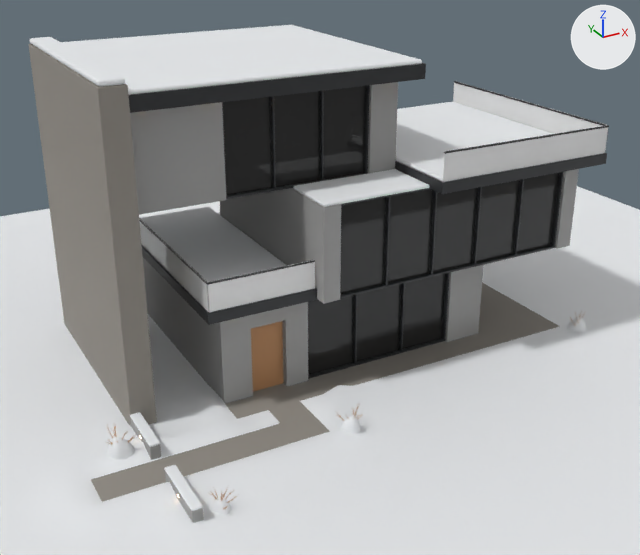
An edit to the glTF model public/houses/reine/reine.glb, drawn before and after from the same camera.
One viewpoint serves both versions: a camera (50 mm lens) standing at (-13.9, -26.4, 14.8) and looking at (-0.9, -2.8, 3.0). Every picture has the same lights, and +X, +Y and +Z are marked at upper right. The picture after the commit comes second. Where no turn or scale is listed for an object, it has been applied to the vertices. Vertices at exactly the same position are counted once.

The older version as bpy lines, for what is in view:
```python
me_balustrade = bpy.data.meshes.new('balustrade')
me_balustrade.from_pydata(...)  # 28 vertices, 48 faces; spans x -7.05..7.05, y -4.75..4.75, z -2.05..2.05
me_balustrade.materials.append(mat_balustrade)  # white #e7e7e7
me_glazing_base_front = bpy.data.meshes.new('glazing:base-front')
me_glazing_base_front.from_pydata([(-2.8, 0.0, -1.6), (2.8, 0.0, -1.6), (2.8, 0.0, 1.6), (-2.8, 0.0, 1.6)], [], [(0, 1, 2), (0, 2, 3)])
me_glazing_base_front.materials.append(mat_glazing)  # black #272727
me_shell = bpy.data.meshes.new('shell')
me_shell.from_pydata(...)  # 2523 vertices, 4451 faces; spans x -8.3..8.3, y -5.5..5.5, z -5.2..5.2
# faces by material slot: [90, 934, 170, 1452, 1805]
me_shell.materials.append(mat_timber)  # orange #b58459
me_shell.materials.append(mat_concrete)  # grey #9e9e9d
me_shell.materials.append(mat_stone)  # grey #908b84
me_shell.materials.append(mat_snow)  # white #eaecef
me_shell.materials.append(mat_metal)  # dark grey #353638
ob_balustrade = bpy.data.objects.new('balustrade', me_balustrade)
ob_balustrade.location = (1.5, -0.8, 5.55)
ob_glazing_base_front = bpy.data.objects.new('glazing:base-front', me_glazing_base_front)
ob_glazing_base_front.location = (0.8, -3.76, 1.6)
ob_shell = bpy.data.objects.new('shell', me_shell)
ob_shell.location = (0.3, -0.1, 5.19)
# also in view: 'glazing:bedroom-front' at (-1.7, -2.8, 7.8); 'glazing:living-front' at (3.0, -4.8, 4.8); 'site' at (-0.5, -2.6, 0.4); 'plinth' at (0.3, -0.1, 0.1)
```
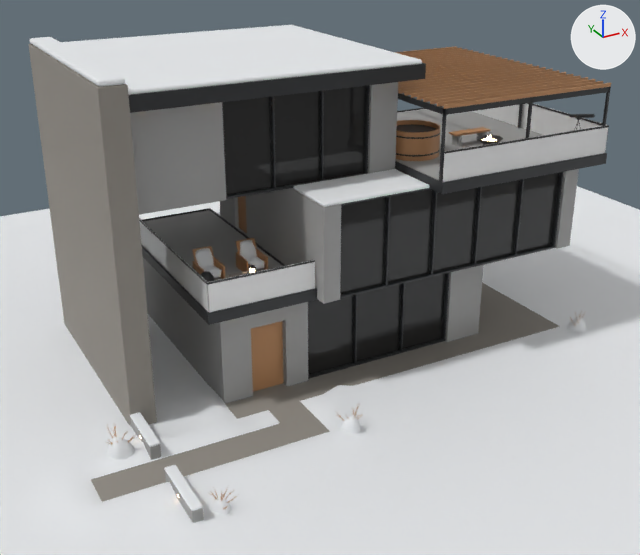
What differs and where, as boxes (x1, y1, x2, y2) in the pictures (640 x 555 px):
'shell', reshaped: before (28, 25, 609, 426); after (28, 25, 611, 426)
part 1 of me_shell, added: after (437, 81, 603, 107)
part 2 of me_shell, added: after (430, 79, 596, 104)
part 3 of me_shell, added: after (423, 77, 588, 102)
part 4 of me_shell, added: after (417, 76, 581, 100)
part 5 of me_shell, added: after (411, 74, 573, 98)
part 6 of me_shell, added: after (404, 72, 566, 96)
part 7 of me_shell, added: after (398, 70, 559, 94)
part 8 of me_shell, added: after (398, 67, 546, 87)
part 9 of me_shell, added: after (398, 66, 539, 84)
part 10 of me_shell, added: after (425, 64, 533, 79)
part 11 of me_shell, added: after (421, 53, 484, 61)
part 12 of me_shell, added (mostly hidden): after (409, 50, 473, 58)
part 13 of me_shell, added: after (192, 261, 204, 274)
part 14 of me_shell, added: after (214, 257, 225, 279)
part 15 of me_shell, added: after (236, 252, 248, 272)
part 16 of me_shell, added: after (257, 249, 268, 270)
part 17 of me_shell, added: after (449, 127, 490, 136)
part 18 of me_shell, added: after (229, 269, 258, 277)
part 19 of me_shell, built on: before (395, 102, 553, 182); after (395, 46, 611, 183)
part 20 of me_shell, cut back: before (140, 207, 286, 282); after (192, 188, 323, 303)

What changed in the scene script:
```text
Change me_shell:
    used by ob_shell; location = (0.3, -0.1, 5.19)
    remove me_shell.from_pydata(...)  # 2523 vertices, 4451 faces; spans x -8.3..8.3, y -5.5..5.5, z -5.2..5.2
    add me_shell.from_pydata(...)  # 3611 vertices, 6103 faces; spans x -8.3..8.3, y -5.5..5.5, z -5.2..5.2
    me_shell part 1: a new loose piece, a box spanning x 1.5..8.18, y -5.034..-4.989, z 3.69..3.81, in mat_timber (orange #b58459)
    me_shell part 2: a new loose piece, a box spanning x 1.5..8.18, y -4.687..-4.642, z 3.69..3.81, in mat_timber (orange #b58459)
    me_shell part 3: a new loose piece, a box spanning x 1.5..8.18, y -4.341..-4.296, z 3.69..3.81, in mat_timber (orange #b58459)
    me_shell part 4: a new loose piece, a box spanning x 1.5..8.18, y -3.994..-3.949, z 3.69..3.81, in mat_timber (orange #b58459)
    me_shell part 5: a new loose piece, a box spanning x 1.5..8.18, y -3.648..-3.603, z 3.69..3.81, in mat_timber (orange #b58459)
    me_shell part 6: a new loose piece, a box spanning x 1.5..8.18, y -3.301..-3.256, z 3.69..3.81, in mat_timber (orange #b58459)
    me_shell part 7: a new loose piece, a box spanning x 1.5..8.18, y -2.955..-2.91, z 3.69..3.81, in mat_timber (orange #b58459)
    me_shell part 8: a new loose piece, a box spanning x 1.5..8.18, y -2.262..-2.217, z 3.69..3.81, in mat_timber (orange #b58459)
    me_shell part 9: a new loose piece, a box spanning x 1.5..8.18, y -1.915..-1.87, z 3.69..3.81, in mat_timber (orange #b58459)
    me_shell part 10: a new loose piece, a box spanning x 1.5..8.18, y -1.569..-1.524, z 3.69..3.81, in mat_timber (orange #b58459)
    me_shell part 11: a new loose piece, a box spanning x 1.5..8.18, y 1.203..1.248, z 3.69..3.81, in mat_timber (orange #b58459)
    me_shell part 12: a new loose piece, a box spanning x 1.5..8.18, y 1.896..1.941, z 3.69..3.81, in mat_timber (orange #b58459)
    me_shell part 13: a new loose piece, a box spanning x -5.225..-5.175, y -2.445..-1.605, z -1.69..-1.19, in mat_timber (orange #b58459)
    me_shell part 14: a new loose piece, a box spanning x -4.525..-4.475, y -2.445..-1.605, z -1.69..-1.19, in mat_timber (orange #b58459)
    me_shell part 15: a new loose piece, a box spanning x -3.725..-3.675, y -2.445..-1.605, z -1.69..-1.19, in mat_timber (orange #b58459)
    me_shell part 16: a new loose piece, a box spanning x -3.025..-2.975, y -2.445..-1.605, z -1.69..-1.19, in mat_timber (orange #b58459)
    me_shell part 17: a new loose piece, a box spanning x 4.35..5.85, y -2.31..-1.89, z 1.8..1.86, in mat_timber (orange #b58459)
    me_shell part 18: a new loose piece, a box spanning x -4.55..-3.65, y -3.475..-2.925, z -1.33..-1.29, in mat_stone (grey #908b84)
    me_shell part 19: 1 vertex moved within x 1.6, y -5.4, z 1.4; 131 vertices removed from x 1.6..8.2, y -5.4..3.0, z 1.1..1.6; 665 vertices added at x -7.2..8.2, y -5.4..4.8, z 1.4..4.2
    me_shell part 20: 132 vertices removed from x -5.8..-2.4, y -4.4..4.0, z -1.7..-1.5; 534 vertices added at x -5.7..-2.1, y -4.3..1.7, z -1.7..0.4
    other edits to the shape of me_shell do not show in these pictures
```
